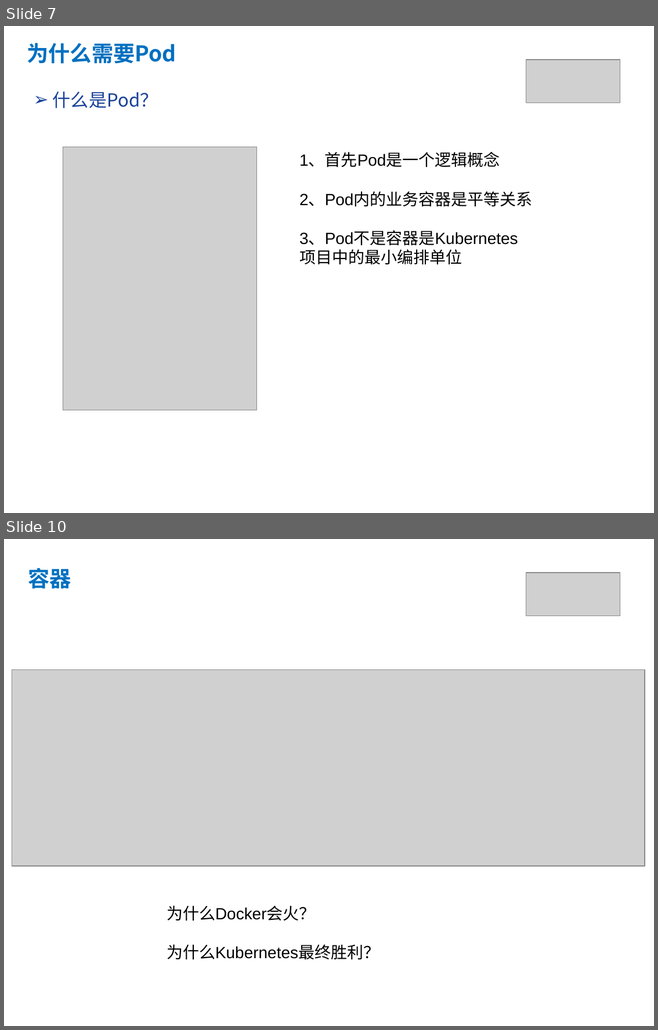
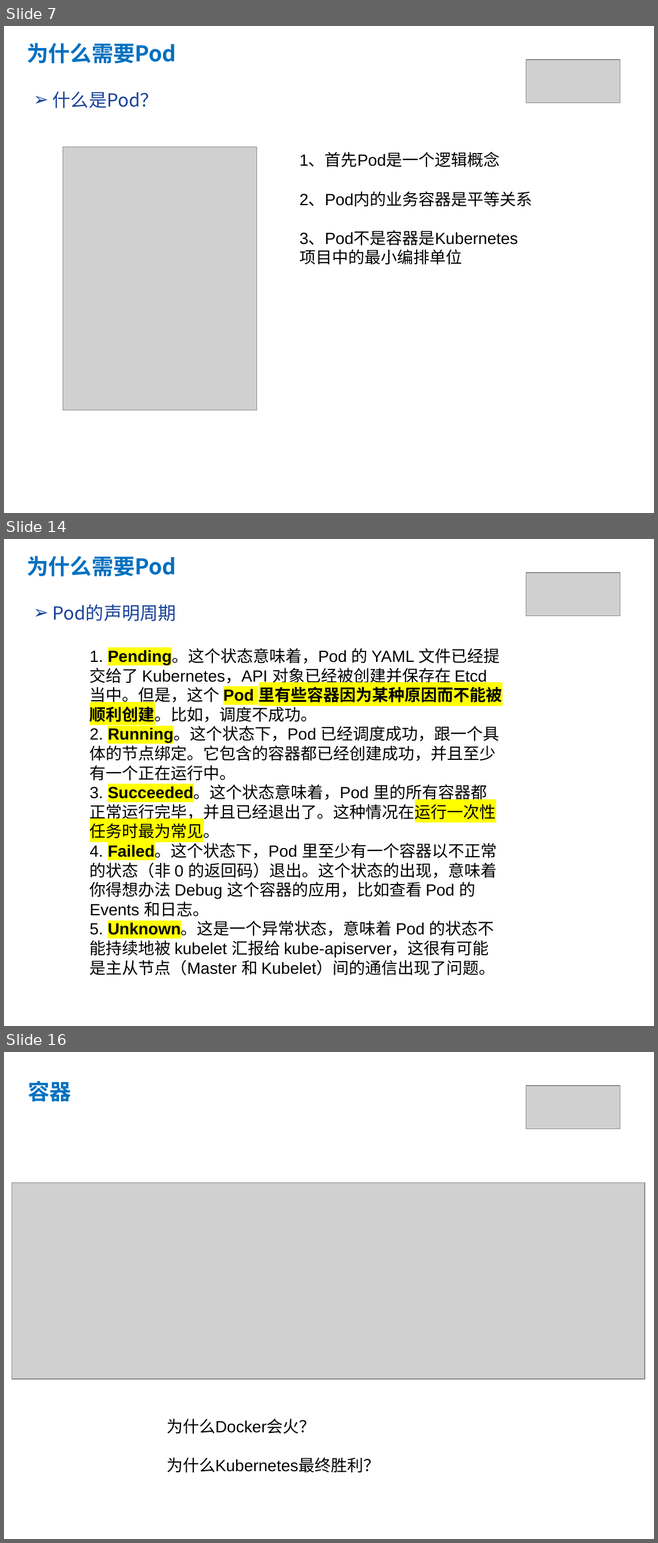
Before and after one commit to yubowen0525/k8s_from_basic_to_advanced, a slide deck: lession2/kubernetes第二课.pptx. Shown one above the other, each under a label of ours: slides 7 and 10 before the commit, slides 7, 14 and 16 after it; the slides between them are not shown. The pictures are 658x1030 and 658x1543 pixels, drawn with LibreOffice and Linux fonts; fonts in the diff are those of the drawing; grey boxes stand for pictures. Boxes give left, top, right and bottom in pixels: in the first picture for what was removed or moved away, otherwise in the second. Text is boxed around its words. In the diff, an @@ line names an element or a change of style, - is before the commit and + after.

```diff
--- a/lession2/kubernetes第二课.pptx
+++ b/lession2/kubernetes第二课.pptx
@@ slide 14 added at box(4, 539, 654, 1026), background #FFFFFF @@
@@ text added at box(27, 556, 176, 577), 24 pt, text #0070C0, bold @@
+为什么需要Pod
@@ picture added at box(525, 573, 619, 616) @@
@@ text added at box(53, 604, 176, 621), 20 pt, text #184199 @@
+➢ Pod的声明周期
@@ text added at box(90, 648, 502, 976), 18 pt, text #000000 @@
+1. Pending。这个状态意味着，Pod 的 YAML 文件已经提交给了 Kubernetes，API 对象已经被创建并保存在 Etcd 当中。但是，这个 Pod 里有些容器因为某种原因而不能被顺利创建。比如，调度不成功。
+2. Running。这个状态下，Pod 已经调度成功，跟一个具体的节点绑定。它包含的容器都已经创建成功，并且至少有一个正在运行中。
+3. Succeeded。这个状态意味着，Pod 里的所有容器都正常运行完毕，并且已经退出了。这种情况在运行一次性任务时最为常见。
+4. Failed。这个状态下，Pod 里至少有一个容器以不正常的状态（非 0 的返回码）退出。这个状态的出现，意味着你得想办法 Debug 这个容器的应用，比如查看 Pod 的 Events 和日志。
+5. Unknown。这是一个异常状态，意味着 Pod 的状态不能持续地被 kubelet 汇报给 kube-apiserver，这很有可能是主从节点（Master 和 Kubelet）间的通信出现了问题。
@@ what was slide 10 is now slide 16 @@
```
Also in this commit, not shown: 3 slides changed, 5 other slides added, 2 other files.
